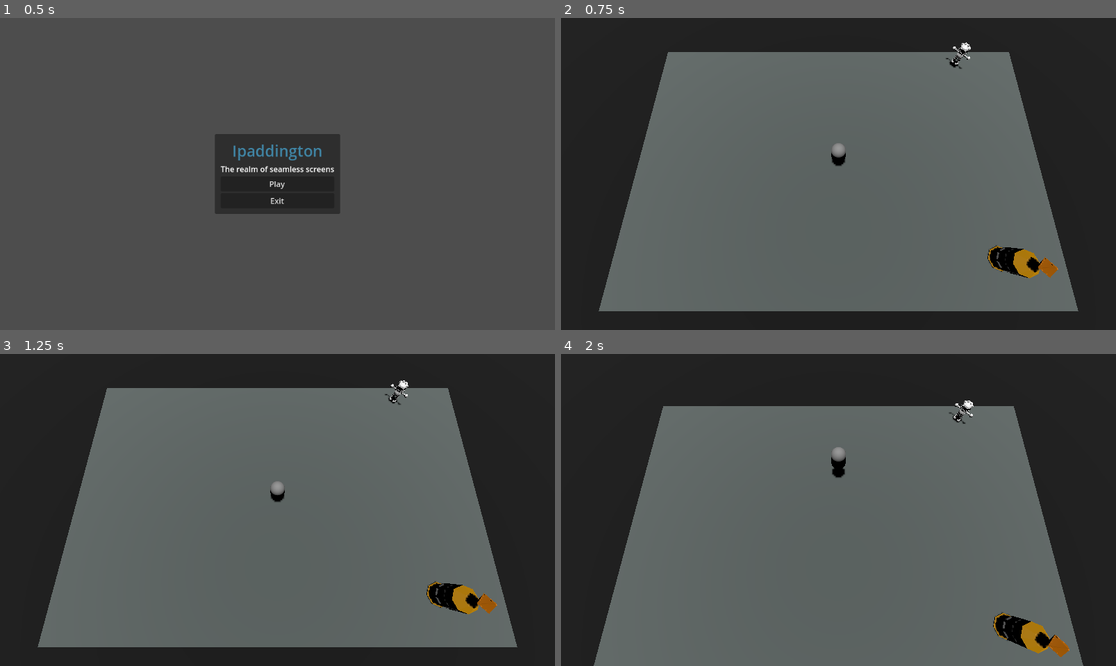
Above: before the commit, frames 1-4 (two rows, left to right).
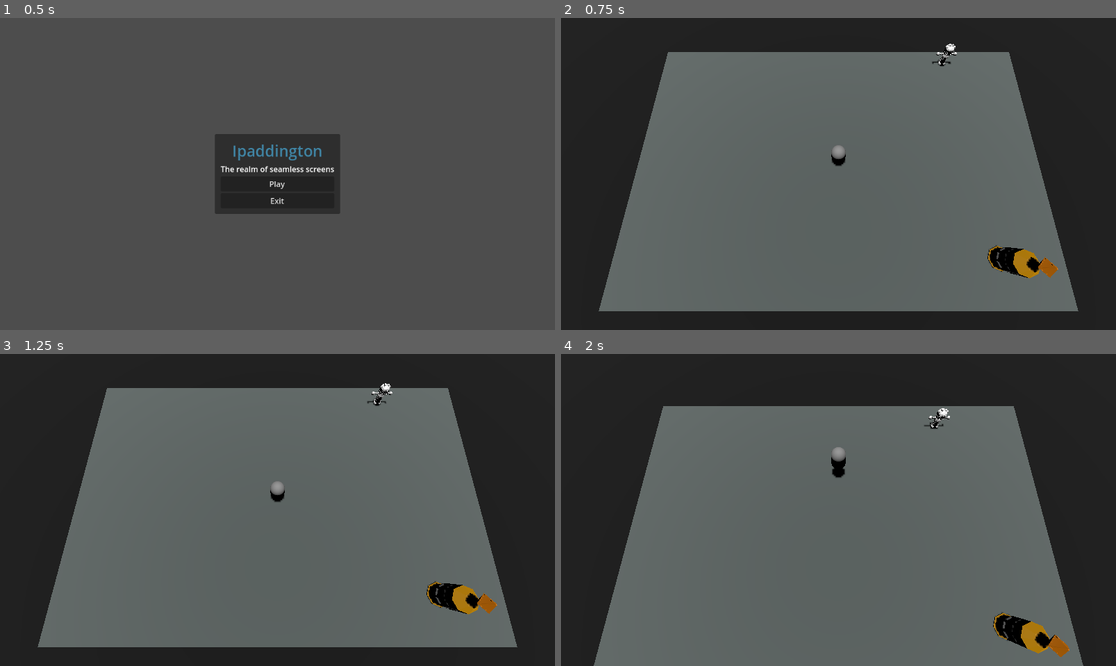
Above: after the commit, the same moments.

Repository: Shahriar-Kariman/Ipaddington
Game: Godot game, scene res://main_menu.tscn
The game is run twice, just before and just after one commit, with the same random seed, the same clock (stepped at 60 frames per second) and the same inputs.
Inputs:
- Up to frame 1 (0.5 s): no input
- Up to frame 2 (0.75 s): click "Play" at 0.5 s
- Up to frame 3 (1.25 s): no input
- Up to frame 4 (2 s): hold Up (move_forward) from 1.28 s (still down); tap Shift (move_run) at 1.35 s; tap Space (jump) at 1.52 s

Frame 1 is identical in both runs. In frame 2, 0.3% of the frame differs, in the area x 48-74%, y 7-46%; in frame 3, 0.3%; in frame 4, 0.3%.

Commit message:
I made the enemy move towards the player.

Diff:
--- a/enemy_1.gd
+++ b/enemy_1.gd
@@ -1,5 +1,9 @@
 extends CharacterBody3D
-var random
+
+@onready var nav: NavigationAgent3D = $NavigationAgent3D
+@export var player: CharacterBody3D
+
+var direction = Vector3.ZERO
 
 var SPEED = 1
 
@@ -8,7 +12,8 @@
 
 # Called when the node enters the scene tree for the first time.
 func _ready():
-	random = randi_range(1,4)
+	#await get_tree().process_frame
+	player = get_tree().get_first_node_in_group("Player")
 
 
 # Called every frame. 'delta' is the elapsed time since the previous frame.
@@ -16,16 +21,15 @@
 	if not is_on_floor():
 		velocity.y -= gravity * delta
 
-	if random == 1:
-		velocity.x +=1
-	if random == 2:
-		velocity.y -=1
-	if random == 3:
-		velocity.z +=1
-	if random == 4:
-		velocity.z -=1
+	nav.target_position = player.position
 
-	velocity = velocity.normalized()* SPEED
-	position += velocity *delta
+	direction = nav.get_next_path_position() - global_position
+	print(direction)
+
+	velocity += direction
+
+	velocity = velocity.normalized()* SPEED * delta
+
+	position += velocity
 
 	move_and_slide()
--- a/enemy_1.tscn
+++ b/enemy_1.tscn
@@ -54,3 +54,5 @@
 [node name="Left_Arm" type="CollisionShape3D" parent="Area3D"]
 transform = Transform3D(-4.37114e-08, -1, 0, 1, -4.37114e-08, 0, 0, 0, 1, -0.531209, 0.893735, 0.00908685)
 shape = SubResource("BoxShape3D_r0rc5")
+
+[node name="NavigationAgent3D" type="NavigationAgent3D" parent="."]
--- a/level_1.gd
+++ b/level_1.gd
@@ -1,10 +1,19 @@
 extends Node3D
 
 @export var pickupTemplate: PackedScene
+@export var player: PackedScene
+@export var enemy_1: PackedScene
+
 # Called when the node enters the scene tree for the first time.
 func _ready():
-	pass
-
+	var p = player.instantiate()
+	$Camera3D.player = p
+	add_child(p)
+	var e = enemy_1.instantiate()
+	e.player = p
+	e.position.x = 9
+	e.position.z = -9
+	add_child(e)
 
 # Called every frame. 'delta' is the elapsed time since the previous frame.
 func _process(delta):
@@ -12,7 +21,7 @@
 
 func _on_pickup_caught_pickup():
 	var pickup = pickupTemplate.instantiate()
-	#set position of enemy to randomly on the ground
+	#set position of pickup to randomly on the ground
 	var groundSize = Vector3.ZERO
 	groundSize.x = 30
 	groundSize.y = 1
--- a/level_1.tscn
+++ b/level_1.tscn
@@ -1,31 +1,9 @@
-[gd_scene load_steps=13 format=3 uid="uid://1u0kf1wkojvd"]
+[gd_scene load_steps=14 format=3 uid="uid://1u0kf1wkojvd"]
 
 [ext_resource type="PackedScene" uid="uid://bggbrc0a5hlp" path="res://player.tscn" id="1_jw5dv"]
 [ext_resource type="Script" path="res://level_1.gd" id="1_xu0mp"]
 [ext_resource type="PackedScene" uid="uid://cg33xde3rccf0" path="res://pickup.tscn" id="2_qdsll"]
 [ext_resource type="PackedScene" uid="uid://bcyjvl6b4pkne" path="res://enemy_1.tscn" id="4_k81ti"]
-
-[sub_resource type="BoxMesh" id="BoxMesh_o5req"]
-size = Vector3(30, 1, 20)
-
-[sub_resource type="StandardMaterial3D" id="StandardMaterial3D_it70o"]
-albedo_color = Color(0.67451, 0.72549, 0.713726, 1)
-metallic = 1.0
-
-[sub_resource type="BoxMesh" id="BoxMesh_8bp04"]
-size = Vector3(60, 0.5, 40)
-
-[sub_resource type="StandardMaterial3D" id="StandardMaterial3D_vrxxg"]
-albedo_color = Color(0.054902, 0.054902, 0.054902, 1)
-
-[sub_resource type="BoxShape3D" id="BoxShape3D_wyent"]
-size = Vector3(30, 1, 20)
-
-[sub_resource type="BoxShape3D" id="BoxShape3D_hbuke"]
-size = Vector3(30, 10, 1)
-
-[sub_resource type="BoxShape3D" id="BoxShape3D_cx1sl"]
-size = Vector3(1, 10, 22)
 
 [sub_resource type="GDScript" id="GDScript_qqlae"]
 script/source = "extends Camera3D
@@ -39,7 +17,6 @@
 func _ready():
 	pass # Replace with function body.
 
-
 # Called every frame. 'delta' is the elapsed time since the previous frame.
 func _process(delta):
 	#smoother camera movement
@@ -51,59 +28,83 @@
 	pass
 "
 
+[sub_resource type="NavigationMesh" id="NavigationMesh_8i7ws"]
+vertices = PackedVector3Array(-14.5, 1, -9.5, -14.5, 1, 9.5, 14.5, 1, 9.5, 14.5, 1, -9.5)
+polygons = [PackedInt32Array(3, 2, 0), PackedInt32Array(0, 2, 1)]
+
+[sub_resource type="BoxMesh" id="BoxMesh_o5req"]
+size = Vector3(30, 1, 20)
+
+[sub_resource type="StandardMaterial3D" id="StandardMaterial3D_it70o"]
+albedo_color = Color(0.67451, 0.72549, 0.713726, 1)
+metallic = 1.0
+
+[sub_resource type="BoxShape3D" id="BoxShape3D_wyent"]
+size = Vector3(30, 1, 20)
+
+[sub_resource type="BoxShape3D" id="BoxShape3D_hbuke"]
+size = Vector3(30, 10, 1)
+
+[sub_resource type="BoxShape3D" id="BoxShape3D_cx1sl"]
+size = Vector3(1, 10, 22)
+
+[sub_resource type="BoxMesh" id="BoxMesh_8bp04"]
+size = Vector3(60, 0.5, 40)
+
+[sub_resource type="StandardMaterial3D" id="StandardMaterial3D_vrxxg"]
+albedo_color = Color(0.054902, 0.054902, 0.054902, 1)
+
 [node name="Level1" type="Node3D"]
 script = ExtResource("1_xu0mp")
 pickupTemplate = ExtResource("2_qdsll")
-
-[node name="Ground" type="StaticBody3D" parent="."]
-
-[node name="MeshInstance3D2" type="MeshInstance3D" parent="Ground"]
-mesh = SubResource("BoxMesh_o5req")
-surface_material_override/0 = SubResource("StandardMaterial3D_it70o")
-
-[node name="MeshInstance3D" type="MeshInstance3D" parent="Ground"]
-mesh = SubResource("BoxMesh_8bp04")
-skeleton = NodePath("../..")
-surface_material_override/0 = SubResource("StandardMaterial3D_vrxxg")
-
-[node name="CollisionShape3D" type="CollisionShape3D" parent="Ground"]
-shape = SubResource("BoxShape3D_wyent")
-
-[node name="WorldBorder" type="StaticBody3D" parent="Ground"]
-
-[node name="CollisionShape3D2" type="CollisionShape3D" parent="Ground/WorldBorder"]
-transform = Transform3D(1, 0, 0, 0, 1, 0, 0, 0, 1, 0, 4.5, 10.5)
-shape = SubResource("BoxShape3D_hbuke")
-
-[node name="CollisionShape3D3" type="CollisionShape3D" parent="Ground/WorldBorder"]
-transform = Transform3D(1, 0, 0, 0, 1, 0, 0, 0, 1, -15.5, 4.5, 0)
-shape = SubResource("BoxShape3D_cx1sl")
-
-[node name="CollisionShape3D4" type="CollisionShape3D" parent="Ground/WorldBorder"]
-transform = Transform3D(1, 0, 0, 0, 1, 0, 0, 0, 1, 15.5, 4.5, 0)
-shape = SubResource("BoxShape3D_cx1sl")
-
-[node name="CollisionShape3D5" type="CollisionShape3D" parent="Ground/WorldBorder"]
-transform = Transform3D(1, 0, 0, 0, 1, 0, 0, 0, 1, 0, 4.5, -10.5)
-shape = SubResource("BoxShape3D_hbuke")
-
-[node name="Player" parent="." instance=ExtResource("1_jw5dv")]
-transform = Transform3D(1, 0, 0, 0, 1, 0, 0, 0, 1, 0, 2, 0)
+player = ExtResource("1_jw5dv")
+enemy_1 = ExtResource("4_k81ti")
 
 [node name="DirectionalLight3D" type="DirectionalLight3D" parent="."]
 transform = Transform3D(1, 0, 0, 0, -4.37114e-08, 1, 0, -1, -4.37114e-08, 0, 10, 0)
 shadow_enabled = true
 
-[node name="Camera3D" type="Camera3D" parent="." node_paths=PackedStringArray("player")]
+[node name="Camera3D" type="Camera3D" parent="."]
 transform = Transform3D(1, 0, 0, 0, 0.258819, 0.965926, 0, -0.965926, 0.258819, 0, 15, 5)
 far = 100.0
 script = SubResource("GDScript_qqlae")
-player = NodePath("../Player")
 
 [node name="Pickup" parent="." instance=ExtResource("2_qdsll")]
 transform = Transform3D(1, 0, 0, 0, 1, 0, 0, 0, 1, 10.691, 0, 6.92068)
 
-[node name="Enemy1" parent="." instance=ExtResource("4_k81ti")]
-transform = Transform3D(0.707107, 0, -0.707107, 0, 1, 0, 0.707107, 0, 0.707107, 10, 1, -8.7933)
+[node name="NavigationRegion3D" type="NavigationRegion3D" parent="."]
+navigation_mesh = SubResource("NavigationMesh_8i7ws")
+
+[node name="Ground_1" type="MeshInstance3D" parent="NavigationRegion3D"]
+mesh = SubResource("BoxMesh_o5req")
+skeleton = NodePath("Ground")
+surface_material_override/0 = SubResource("StandardMaterial3D_it70o")
+
+[node name="Ground" type="StaticBody3D" parent="NavigationRegion3D/Ground_1"]
+
+[node name="CollisionShape3D" type="CollisionShape3D" parent="NavigationRegion3D/Ground_1/Ground"]
+shape = SubResource("BoxShape3D_wyent")
+
+[node name="WorldBorder" type="StaticBody3D" parent="."]
+
+[node name="CollisionShape3D2" type="CollisionShape3D" parent="WorldBorder"]
+transform = Transform3D(1, 0, 0, 0, 1, 0, 0, 0, 1, 0, 4.5, 10.5)
+shape = SubResource("BoxShape3D_hbuke")
+
+[node name="CollisionShape3D3" type="CollisionShape3D" parent="WorldBorder"]
+transform = Transform3D(1, 0, 0, 0, 1, 0, 0, 0, 1, -15.5, 4.5, 0)
+shape = SubResource("BoxShape3D_cx1sl")
+
+[node name="CollisionShape3D4" type="CollisionShape3D" parent="WorldBorder"]
+transform = Transform3D(1, 0, 0, 0, 1, 0, 0, 0, 1, 15.5, 4.5, 0)
+shape = SubResource("BoxShape3D_cx1sl")
+
+[node name="CollisionShape3D5" type="CollisionShape3D" parent="WorldBorder"]
+transform = Transform3D(1, 0, 0, 0, 1, 0, 0, 0, 1, 0, 4.5, -10.5)
+shape = SubResource("BoxShape3D_hbuke")
+
+[node name="Ground_2" type="MeshInstance3D" parent="."]
+mesh = SubResource("BoxMesh_8bp04")
+surface_material_override/0 = SubResource("StandardMaterial3D_vrxxg")
 
 [connection signal="caught_Pickup" from="Pickup" to="." method="_on_pickup_caught_pickup"]
